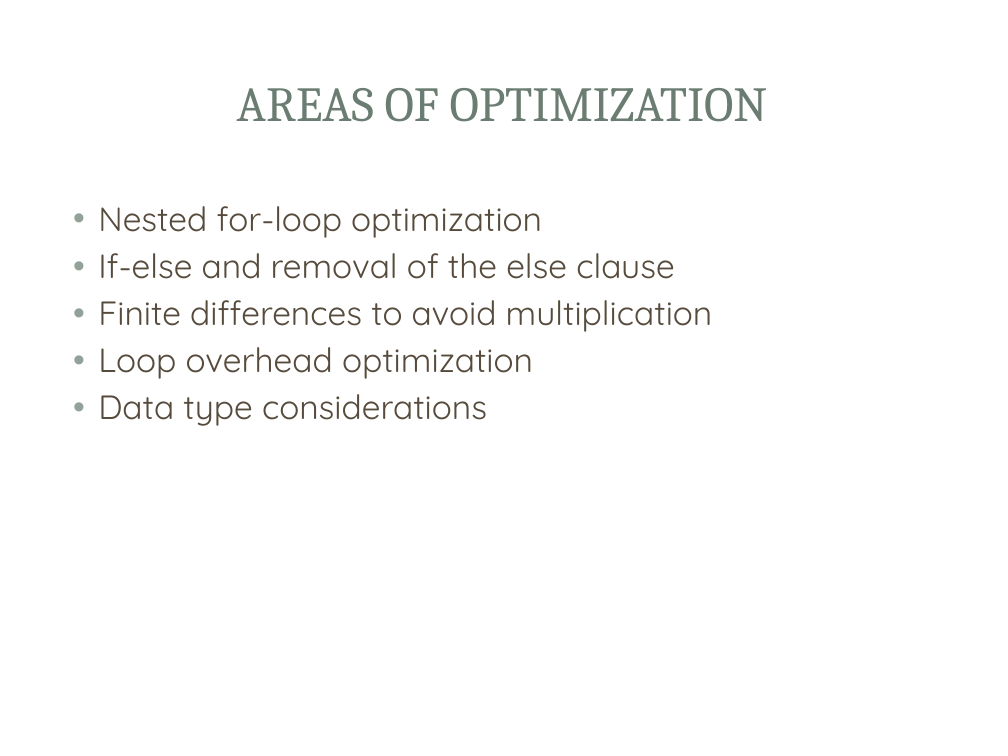
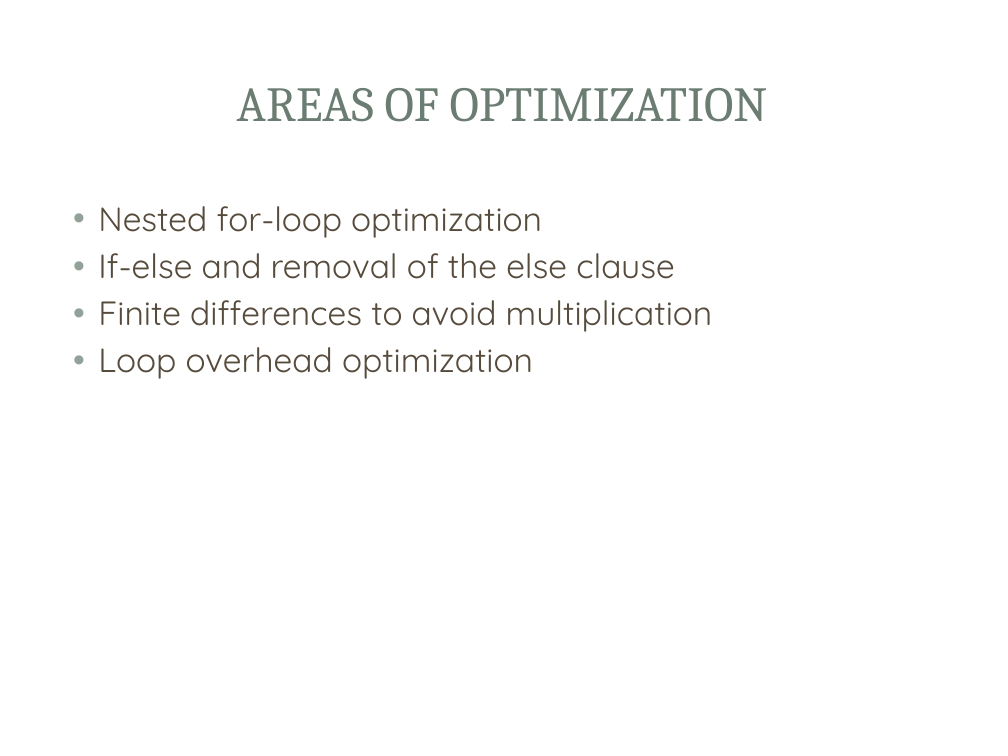
Before and after one commit to saiyamsethi5/4tb3-static-analysis, a slide deck: slide 3 of Presentation/Presentation.pptx (slide 5 before the commit). Drawn at 1008x756 pixels with LibreOffice and Linux fonts; fonts in the diff are those of the drawing; background and template pictures are left out. Boxes give left, top, right and bottom in pixels: in the first picture for what was removed or moved away, otherwise in the second. Text is boxed around its words. In the diff, an @@ line names an element or a change of style, - is before the commit and + after.

```diff
--- a/Presentation/Presentation.pptx
+++ b/Presentation/Presentation.pptx
@@ text at (98, 394, 487, 426): paragraph removed @@
-• Data type considerations
```
Also in this commit, not shown: 5 other slides changed, 2 slides removed.
